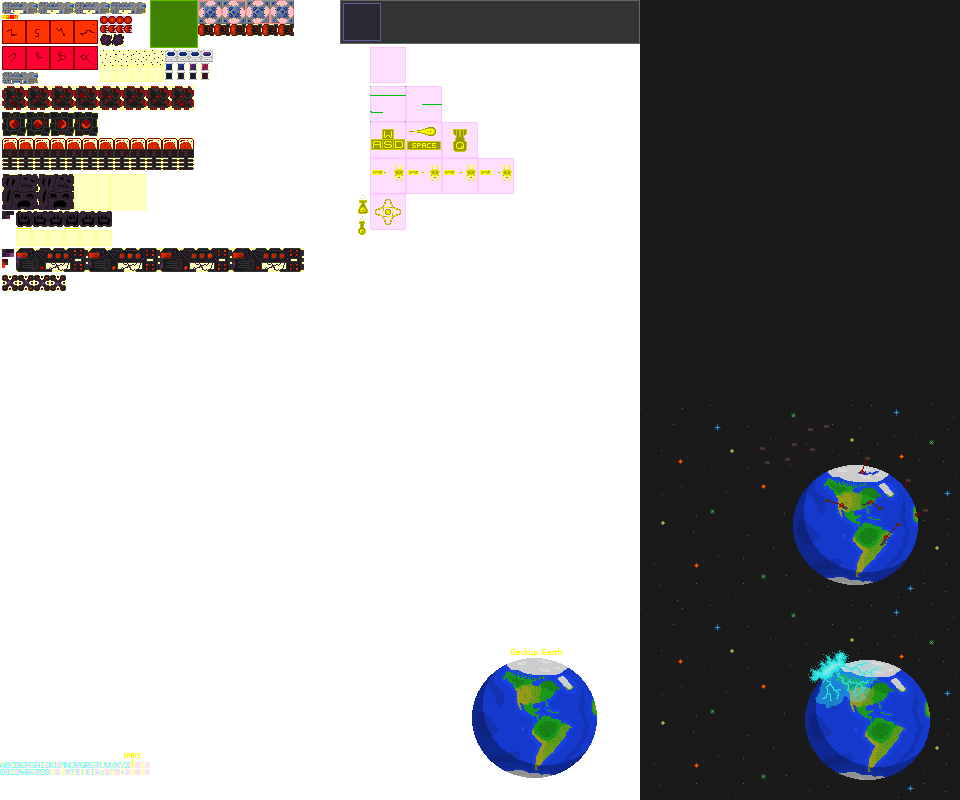
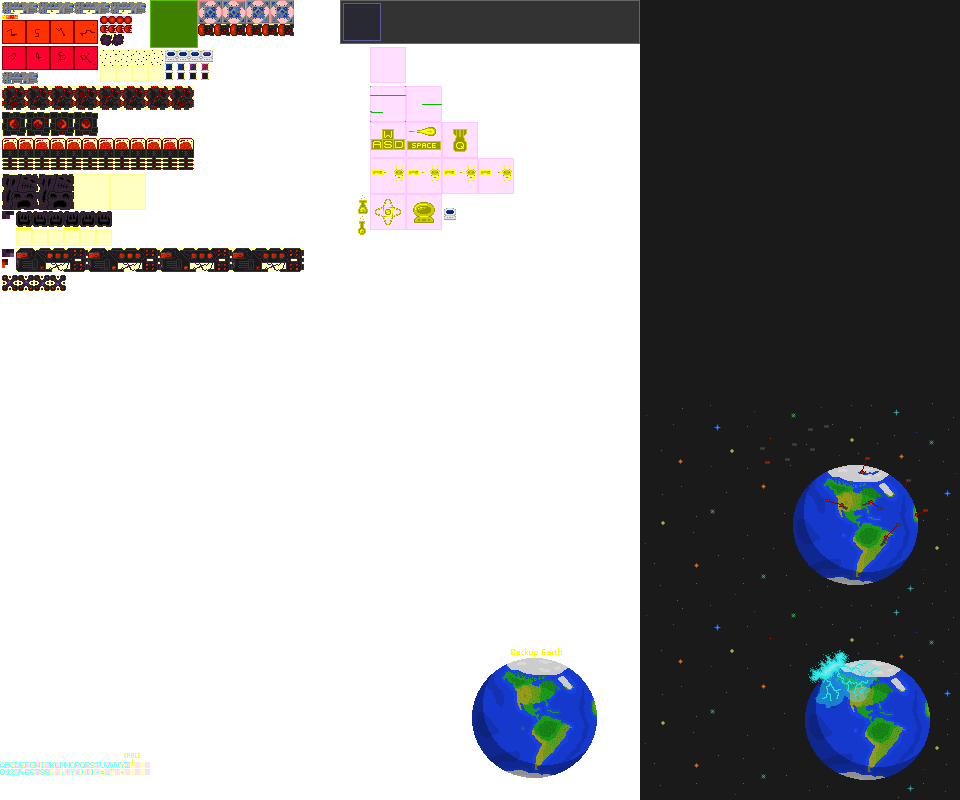
Revision of a layered 960 x 800 image; what changed, layer by layer:
painted on "sprites" over [left=413, top=202, right=456, bottom=223]
painted on "helpers" over [left=406, top=194, right=442, bottom=230]
